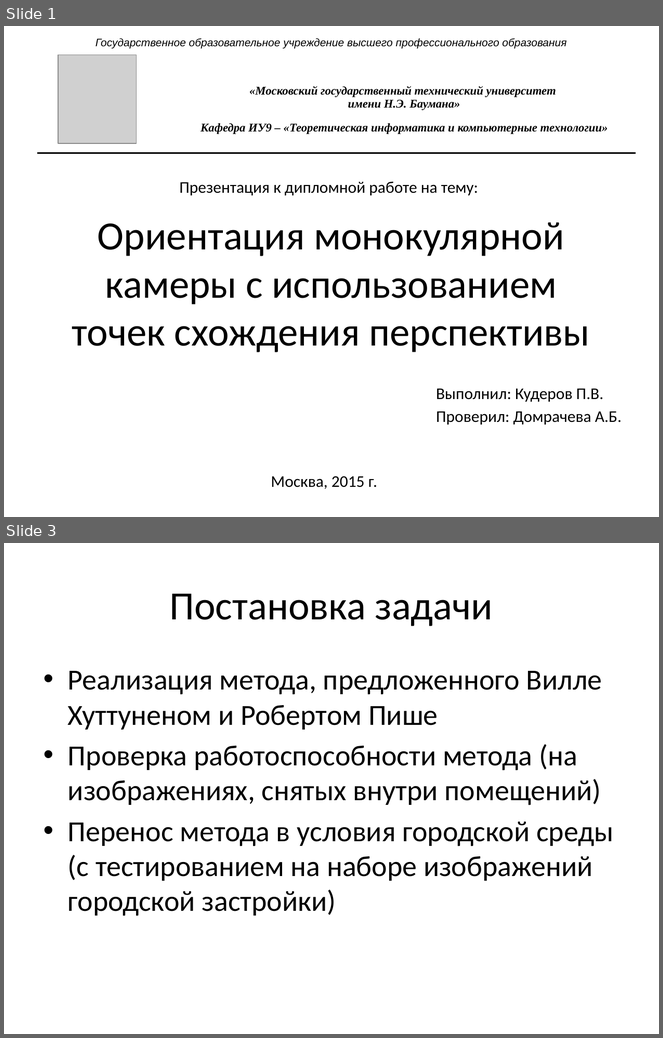
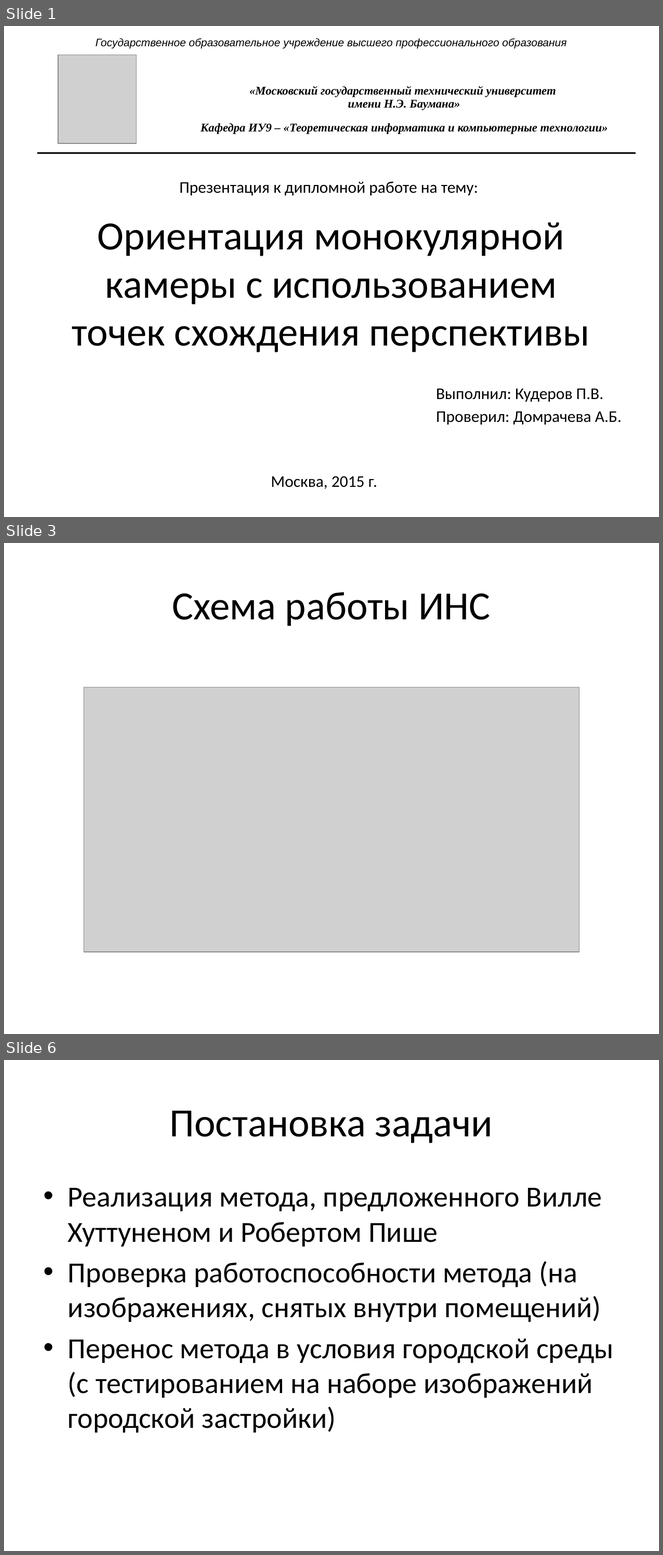
Before and after one commit to pkuderov/gyrocam, a slide deck: presentation.pptx. Shown one above the other, each under a label of ours: slides 1 and 3 before the commit, slides 1, 3 and 6 after it; the slides between them are not shown. The pictures are 663x1038 and 663x1555 pixels, drawn with LibreOffice and Linux fonts; fonts in the diff are those of the drawing; grey boxes stand for pictures. Boxes give left, top, right and bottom in pixels: in the first picture for what was removed or moved away, otherwise in the second. Text is boxed around its words. In the diff, an @@ line names an element or a change of style, - is before the commit and + after.

```diff
--- a/presentation.pptx
+++ b/presentation.pptx
@@ slide 3 added at (4,543,659,1034), background #FFFFFF @@
@@ title added at (172,592,491,626), 44 pt, text #000000 @@
+Схема работы ИНС
@@ picture added at (84,687,580,952) @@
@@ what was slide 3 is now slide 6 @@
```
Also in this commit, not shown: 5 slides changed, 2 other slides added, 26 other files.
